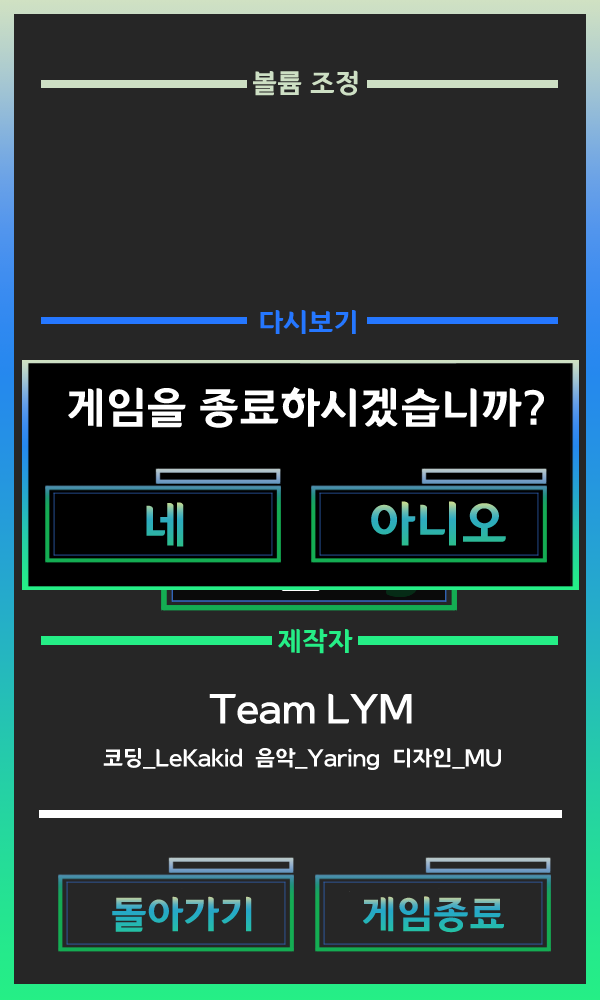
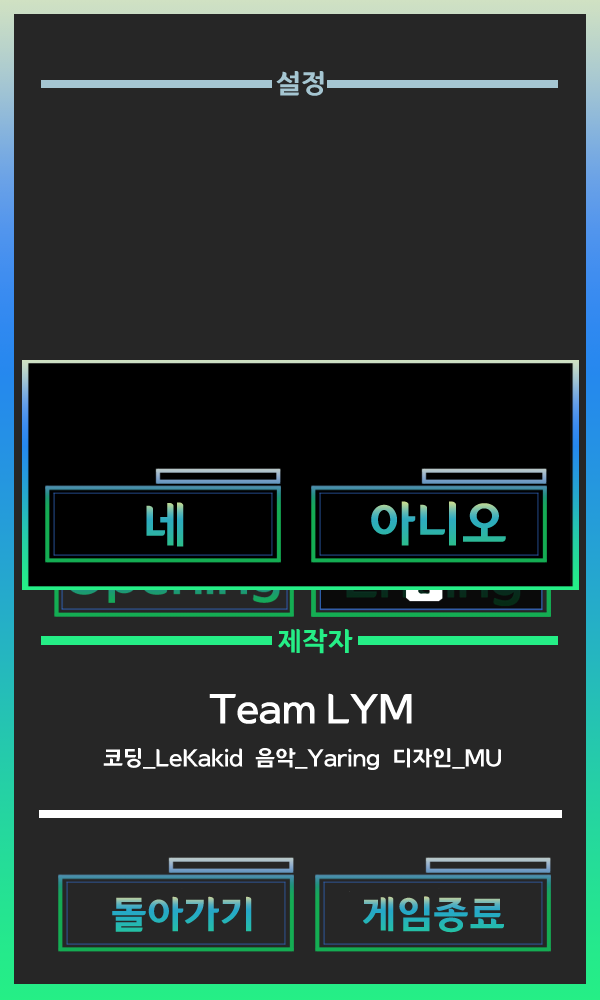
Comparing the layer stacks of the two 600px x 1000px images. Changes:
painted on "확인창배경" over bbox(68, 387, 544, 428)
painted on "Ending(잠금)" over bbox(161, 590, 551, 617)
painted on "Ending" over bbox(161, 590, 551, 617)
painted on "Opening" over bbox(54, 363, 457, 617)
painted on "배경" over bbox(41, 70, 558, 398)
